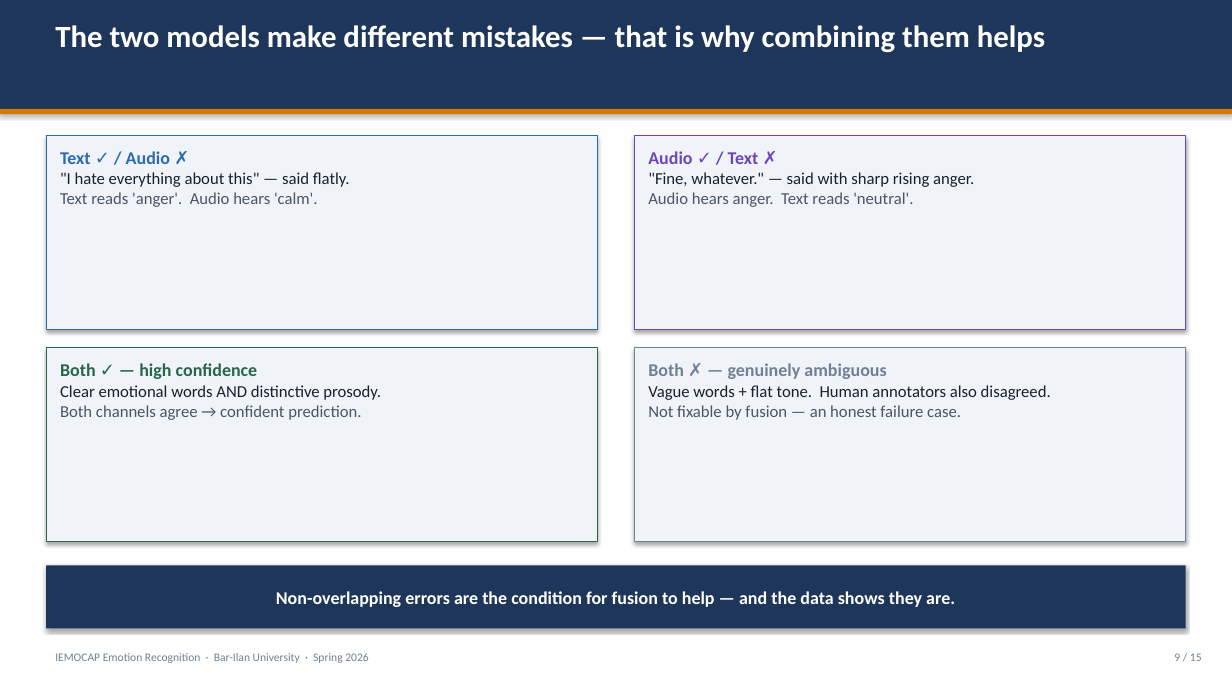
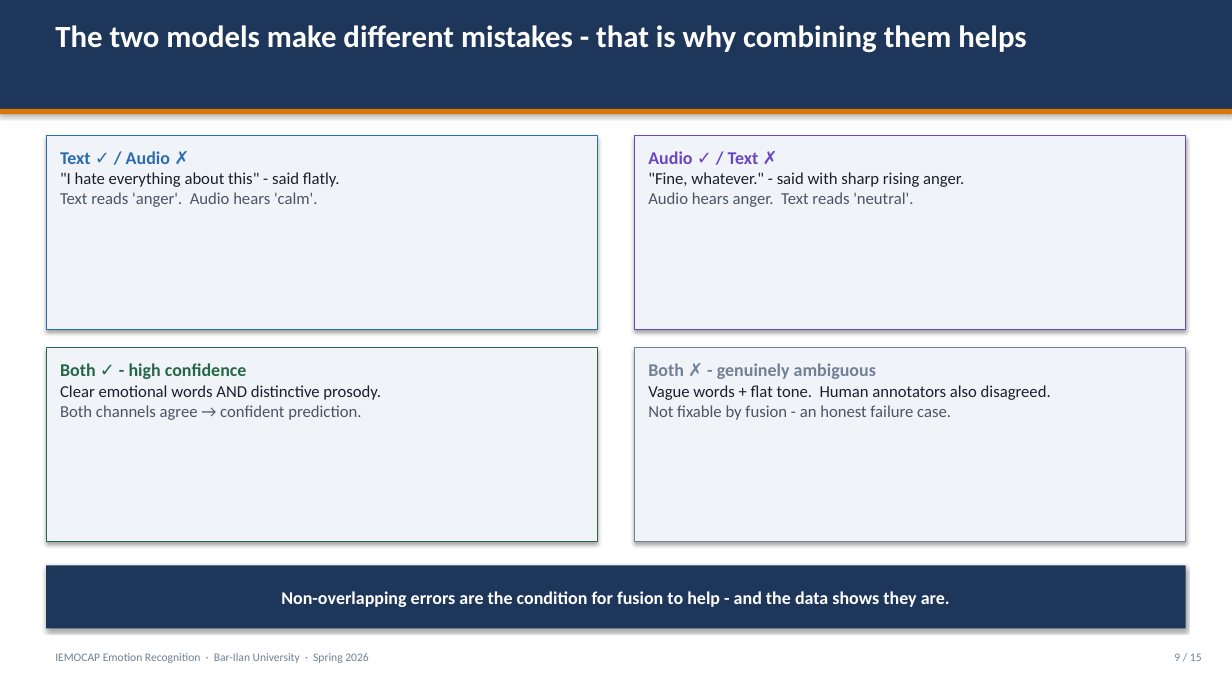
Before and after one commit to almahova/iemocap-proj, a slide deck: slide 9 of docs/Final_Presentation.pptx. Drawn at 1232x693 pixels with LibreOffice and Linux fonts; fonts in the diff are those of the drawing. Boxes give left, top, right and bottom in pixels: in the first picture for what was removed or moved away, otherwise in the second. Text is boxed around its words. In the diff, an @@ line names an element or a change of style, - is before the commit and + after.

```diff
--- a/docs/Final_Presentation.pptx
+++ b/docs/Final_Presentation.pptx
@@ text at [55, 25, 1026, 53]: text changed @@
-The two models make different mistakes — that is why combining them helps
+The two models make different mistakes - that is why combining them helps
@@ text in rectangle at [60, 172, 340, 187]: text changed @@
-"I hate everything about this" — said flatly.
+"I hate everything about this" - said flatly.
@@ text in rectangle at [648, 172, 964, 187]: text changed @@
-"Fine, whatever." — said with sharp rising anger.
+"Fine, whatever." - said with sharp rising anger.
@@ text in rectangle at [60, 363, 247, 379]: text changed @@
-Both ✓ — high confidence
+Both ✓ - high confidence
@@ text in rectangle at [648, 363, 876, 379]: text changed @@
-Both ✗ — genuinely ambiguous
+Both ✗ - genuinely ambiguous
@@ text in rectangle at [648, 405, 951, 420]: text changed @@
-Not fixable by fusion — an honest failure case.
+Not fixable by fusion - an honest failure case.
@@ text in rectangle at [281, 591, 950, 607]: text changed @@
-Non-overlapping errors are the condition for fusion to help — and the data shows they are.
+Non-overlapping errors are the condition for fusion to help - and the data shows they are.
```
Also in this commit, not shown: 14 other slides changed, 3 other files.
